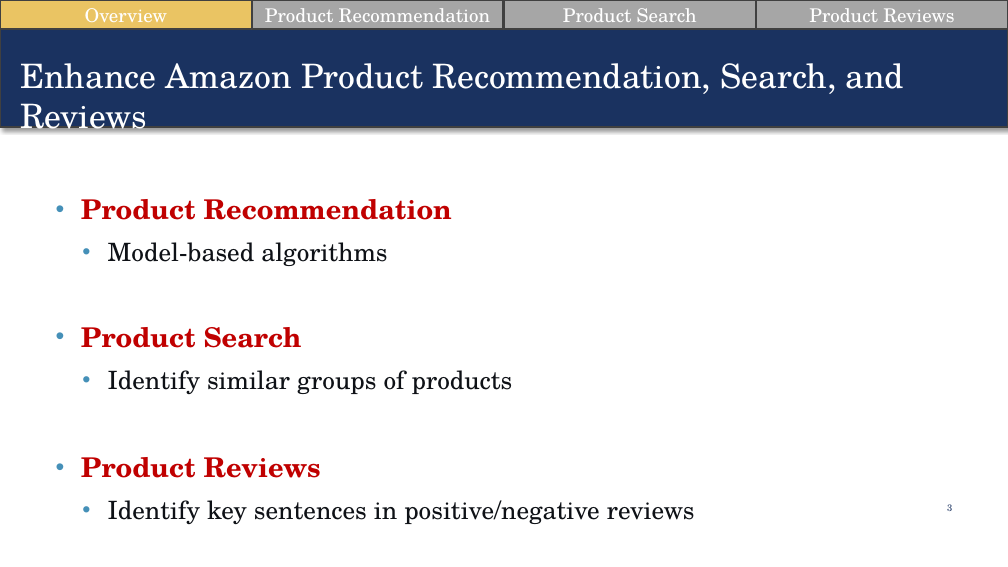
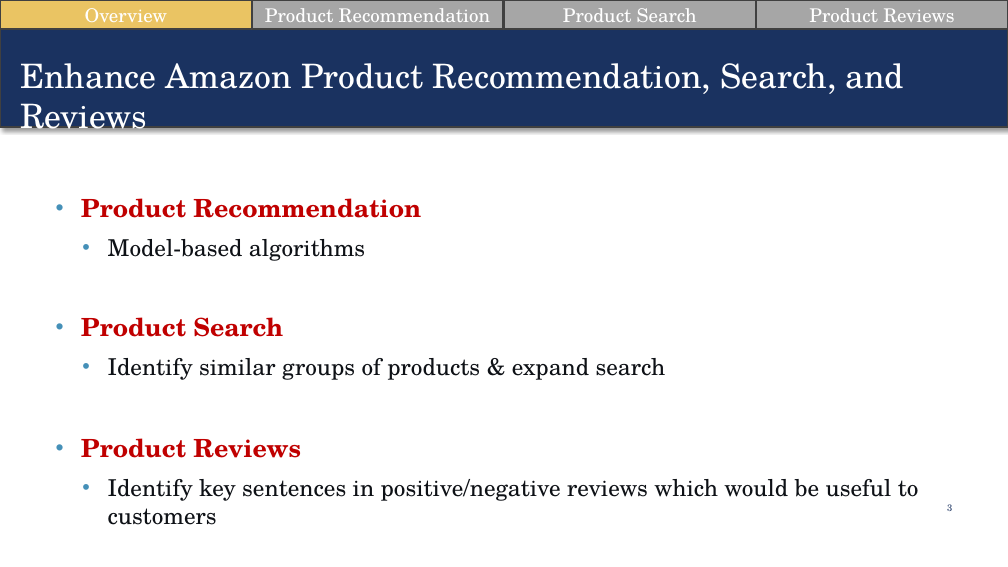
Before and after one commit to suesuyeonlim/final_project, a slide deck: slide 3 of Presentation.pptx. Drawn at 1008x567 pixels with LibreOffice and Linux fonts; fonts in the diff are those of the drawing. Boxes give left, top, right and bottom in pixels: in the first picture for what was removed or moved away, otherwise in the second. Text is boxed around its words. In the diff, an @@ line names an element or a change of style, - is before the commit and + after.

```diff
--- a/Presentation.pptx
+++ b/Presentation.pptx
@@ text at box(81, 198, 421, 458): size 25.9 to 23.8 pt in "Product Recommendation", "Product Search", "Product Reviews"; size 24.1 to 22.1 pt in "Model-based algorithms" @@
@@ text at box(108, 358, 666, 380): text changed; size 24.1 to 22.1 pt @@
-  • Identify similar groups of products
+  • Identify similar groups of products & expand search
@@ text at box(108, 479, 919, 501): text changed; size 24.1 to 22.1 pt @@
-  • Identify key sentences in positive/negative reviews
+  • Identify key sentences in positive/negative reviews which would be useful to customers
```
Also in this commit, not shown: 6 other slides changed, 1 other file.
